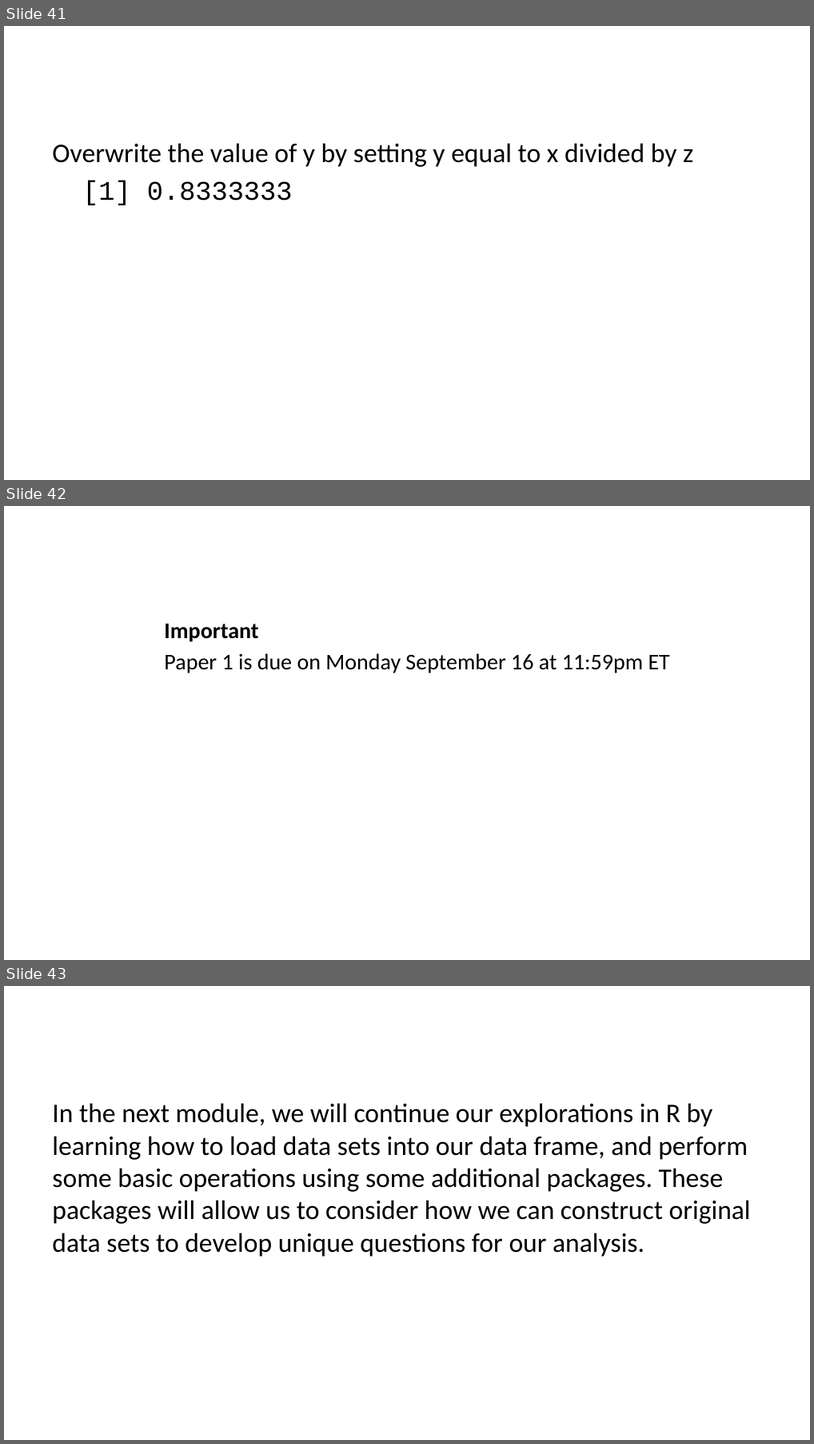
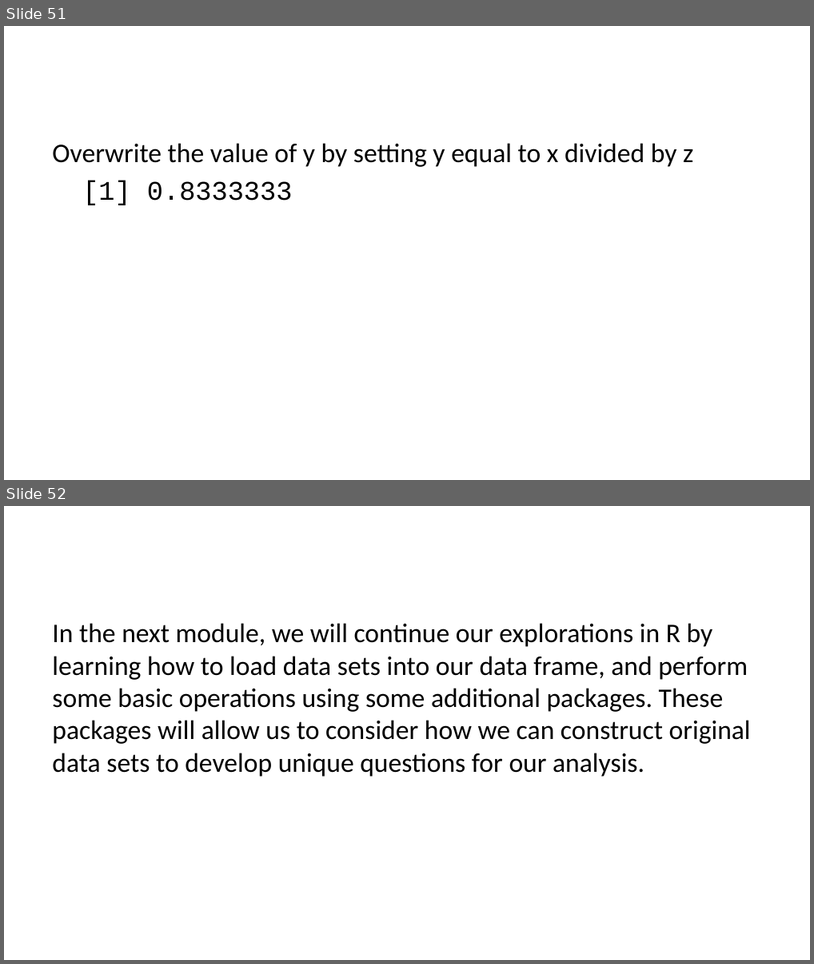
Before and after one commit to data-202/sp25, a slide deck: docs/weeks/week02.pptx. Shown one above the other, each under a label of ours: slides 41, 42 and 43 before the commit, slides 51 and 52 after it. The pictures are 814x1444 and 814x964 pixels, drawn with LibreOffice and Linux fonts; fonts in the diff are those of the drawing. Boxes give left, top, right and bottom in pixels: in the first picture for what was removed or moved away, otherwise in the second. Text is boxed around its words. In the diff, an @@ line names an element or a change of style, - is before the commit and + after.

```diff
--- a/docs/weeks/week02.pptx
+++ b/docs/weeks/week02.pptx
@@ slide 42 removed at (x1=4, y1=506, x2=810, y2=960), background #FFFFFF @@
@@ text removed at (x1=164, y1=623, x2=670, y2=673) @@
-Important
-Paper 1 is due on Monday September 16 at 11:59pm ET
@@ what was slide 41 is now slide 51 @@
@@ what was slide 43 is now slide 52 @@
```
Also in this commit, not shown: 3 slides changed, 10 slides added, 7 other files.
